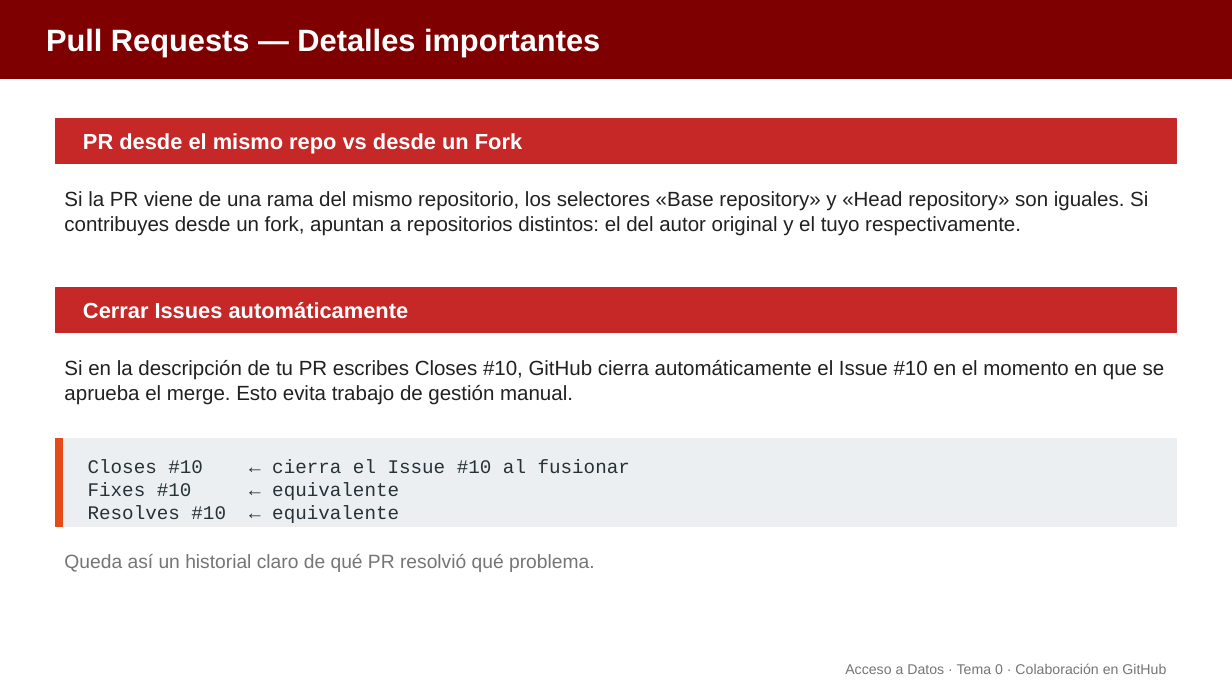
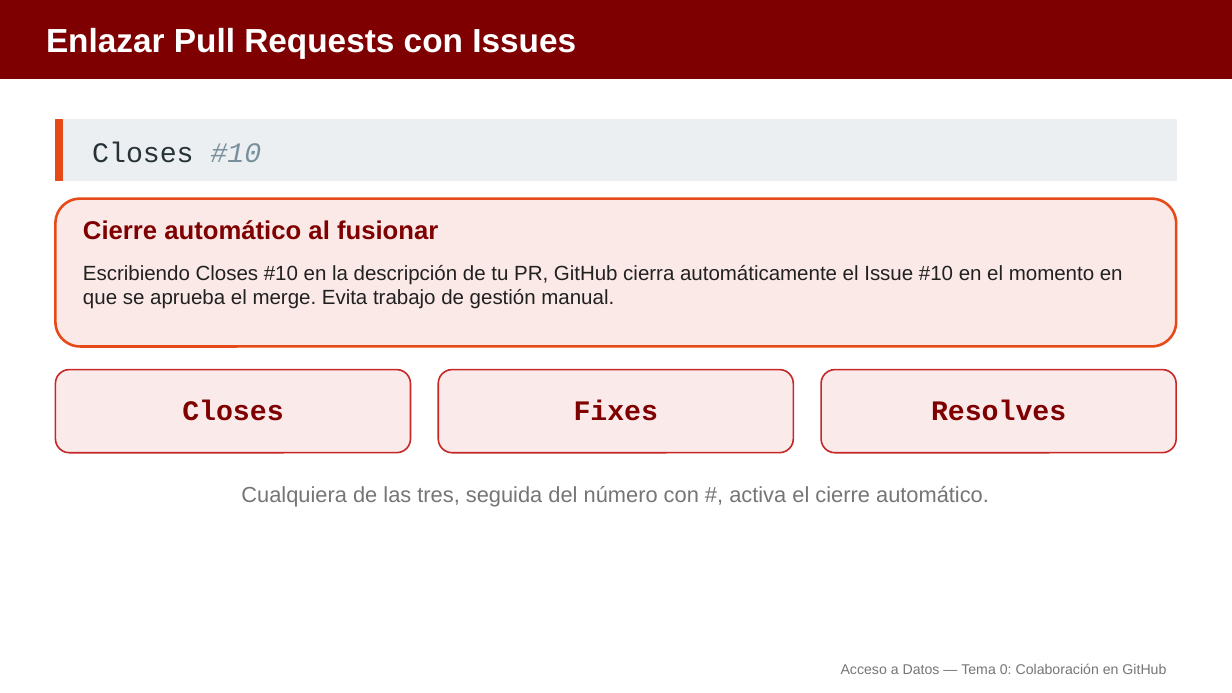
Before and after one commit to aitorventura/acceso-a-datos, a slide deck: slide 6 of docs/tema0/diapositivas/colaboracion.pptx (slide 15 before the commit). Drawn at 1232x693 pixels with LibreOffice and Linux fonts; fonts in the diff are those of the drawing. Boxes give left, top, right and bottom in pixels: in the first picture for what was removed or moved away, otherwise in the second. Text is boxed around its words. In the diff, an @@ line names an element or a change of style, - is before the commit and + after.

Commit message:
Rehace las diapositivas de Git y GitHub (Tema 0): menos diapositivas y más visuales
Agrupa por idea y sustituye texto por tarjetas, flujos y código con
sintaxis coloreada en los cinco decks de la subsección Git y GitHub
(introducción a Git, ramas, GitHub, colaboración y GitHub Actions).
Pasa de 130 a 67 diapositivas. Añade cinco infografías nuevas
reutilizables (staging, HEAD, local/remoto, fork+PR, anatomía de un
workflow).

```diff
--- a/docs/tema0/diapositivas/colaboracion.pptx
+++ b/docs/tema0/diapositivas/colaboracion.pptx
@@ text at [46,27,576,58]: text changed; size 24 to 26 pt @@
-Pull Requests — Detalles importantes
+Enlazar Pull Requests con Issues
@@ rectangle: place and size @@
-rectangle at [55,119,1177,164]
+rectangle at [55,120,1177,180]
@@ rectangle at [55,120,1177,180]: fill #C62828 to #ECEFF1; outline #C62828 1 pt to #EEEEEE 1 pt @@
@@ rectangle added at [55,120,63,180], fill #E64A19, outline #E64A19 1 pt @@
@@ text removed at [83,133,522,154] @@
-PR desde el mismo repo vs desde un Fork
@@ text at [92,142,262,163]: text changed; size 16 to 22 pt; font Arial to Courier New; text colour #212121 to #263238 @@
-Si la PR viene de una rama del mismo repositorio, los selectores «Base repository» y «Head repository» son iguales. Si contribuyes desde un fork, apuntan a repositorios distintos: el del autor original y el tuyo respectivamente.
+Closes #10
@@ rounded rectangle: place and size @@
-rounded rectangle at [55,288,1177,333]
+rounded rectangle at [55,199,1177,347]
@@ rounded rectangle at [55,199,1177,347]: rectangle to rounded rectangle; fill #C62828 to #FBE9E7; outline #C62828 1 pt to #E64A19 2 pt @@
@@ text at [83,220,438,240]: text changed; size 17 to 20 pt; text colour #FFFFFF to #7F0000 @@
-Cerrar Issues automáticamente
+Cierre automático al fusionar
@@ text at [83,265,1123,309]: text changed @@
-Si en la descripción de tu PR escribes Closes #10, GitHub cierra automáticamente el Issue #10 en el momento en que se aprueba el merge. Esto evita trabajo de gestión manual.
+Escribiendo Closes #10 en la descripción de tu PR, GitHub cierra automáticamente el Issue #10 en el momento en que se aprueba el merge. Evita trabajo de gestión manual.
@@ rounded rectangle added at [55,370,410,453], fill #FBEAEA, outline #C62828 1.25 pt @@
@@ rounded rectangle added at [438,370,793,453], fill #FBEAEA, outline #C62828 1.25 pt @@
@@ rounded rectangle added at [822,370,1177,453], fill #FBEAEA, outline #C62828 1.25 pt @@
@@ text added at [182,400,283,421], 22 pt, text #7F0000, bold @@
+Closes
@@ text added at [574,400,659,421], 22 pt, text #7F0000, bold @@
+Fixes
@@ text added at [931,400,1066,421], 22 pt, text #7F0000, bold @@
+Resolves
@@ rectangle removed at [55,439,1177,527] @@
@@ rectangle removed at [55,439,63,527] @@
@@ text removed at [88,459,630,523] @@
-Closes #10 ← cierra el Issue #10 al fusionar
-Fixes #10 ← equivalente
-Resolves #10 ← equivalente
@@ text added at [241,486,989,506], 17 pt, text #757575 @@
+Cualquiera de las tres, seguida del número con #, activa el cierre automático.
@@ text removed at [64,554,595,572] @@
-Queda así un historial claro de qué PR resolvió qué problema.
@@ text at [841,663,1166,674]: text changed @@
-Acceso a Datos · Tema 0 · Colaboración en GitHub
+Acceso a Datos — Tema 0: Colaboración en GitHub
```
Also in this commit, not shown: 9 other slides changed, 9 slides removed, 14 other files.
